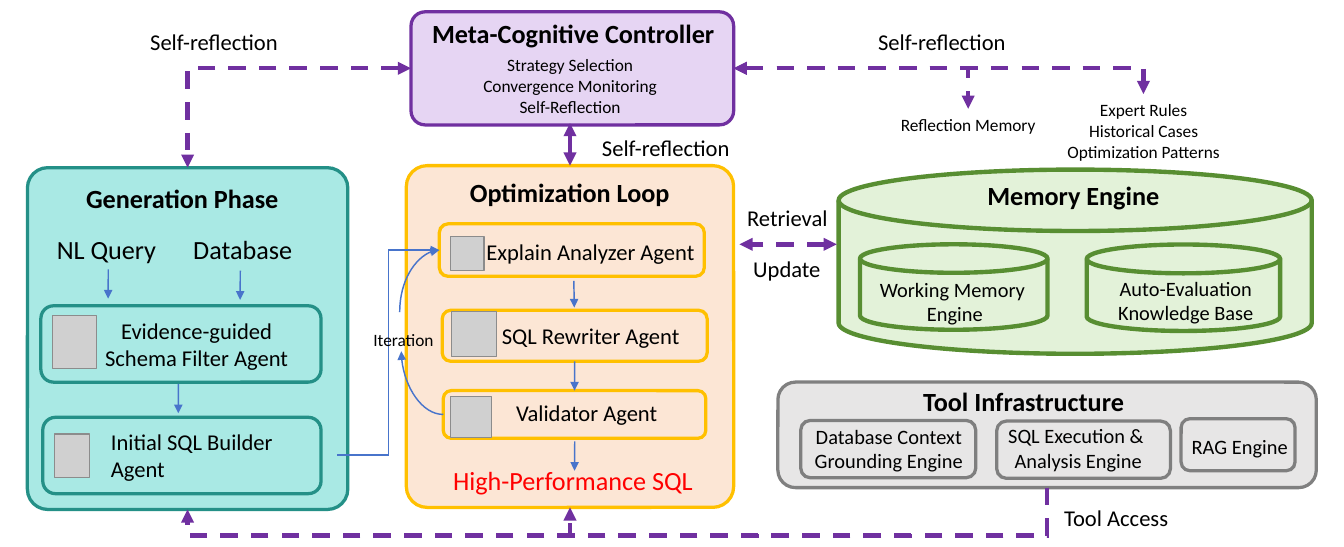
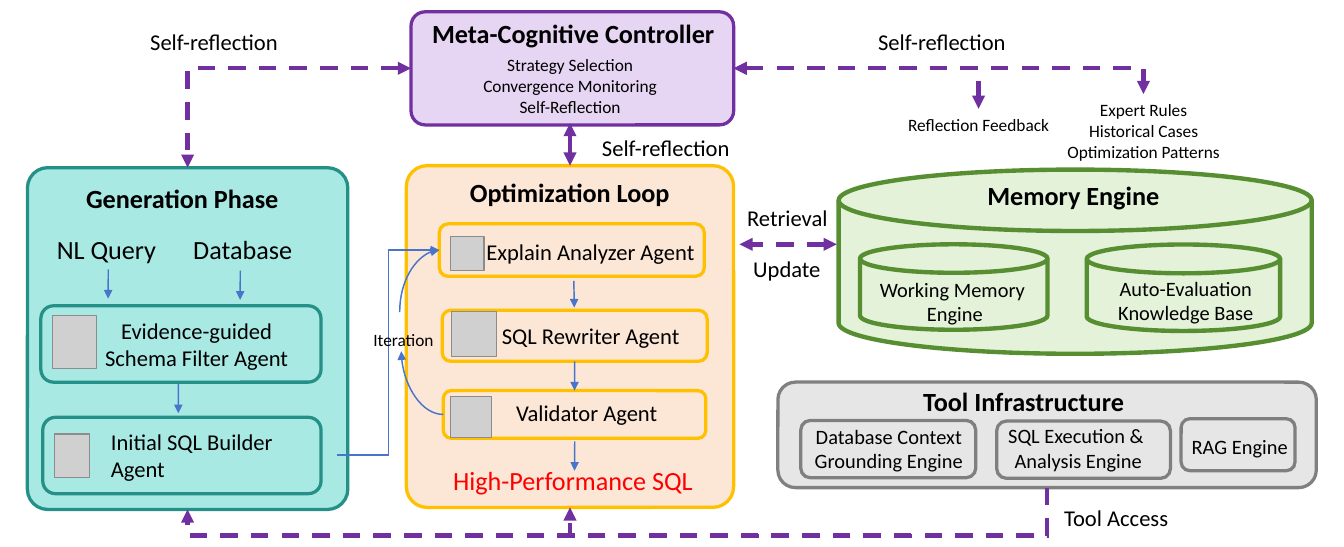
Before and after one commit to linli1724647576/ICSE27-OptSQL, a slide deck: slide 1 of assets/overview.pptx. Drawn at 1344x547 pixels with LibreOffice and Linux fonts; fonts in the diff are those of the drawing; grey boxes stand for pictures. Boxes give left, top, right and bottom in pixels: in the first picture for what was removed or moved away, otherwise in the second. Text is boxed around its words. In the diff, an @@ line names an element or a change of style, - is before the commit and + after.

```diff
--- a/assets/overview.pptx
+++ b/assets/overview.pptx
@@ elbow double arrow moved from (734, 68) - (969, 109) to (734, 68) - (979, 109) @@
@@ text at [908,119,1049,131]: text changed @@
-Reflection Memory
+Reflection Feedback
```
Also in this commit, not shown: 7 other files.
